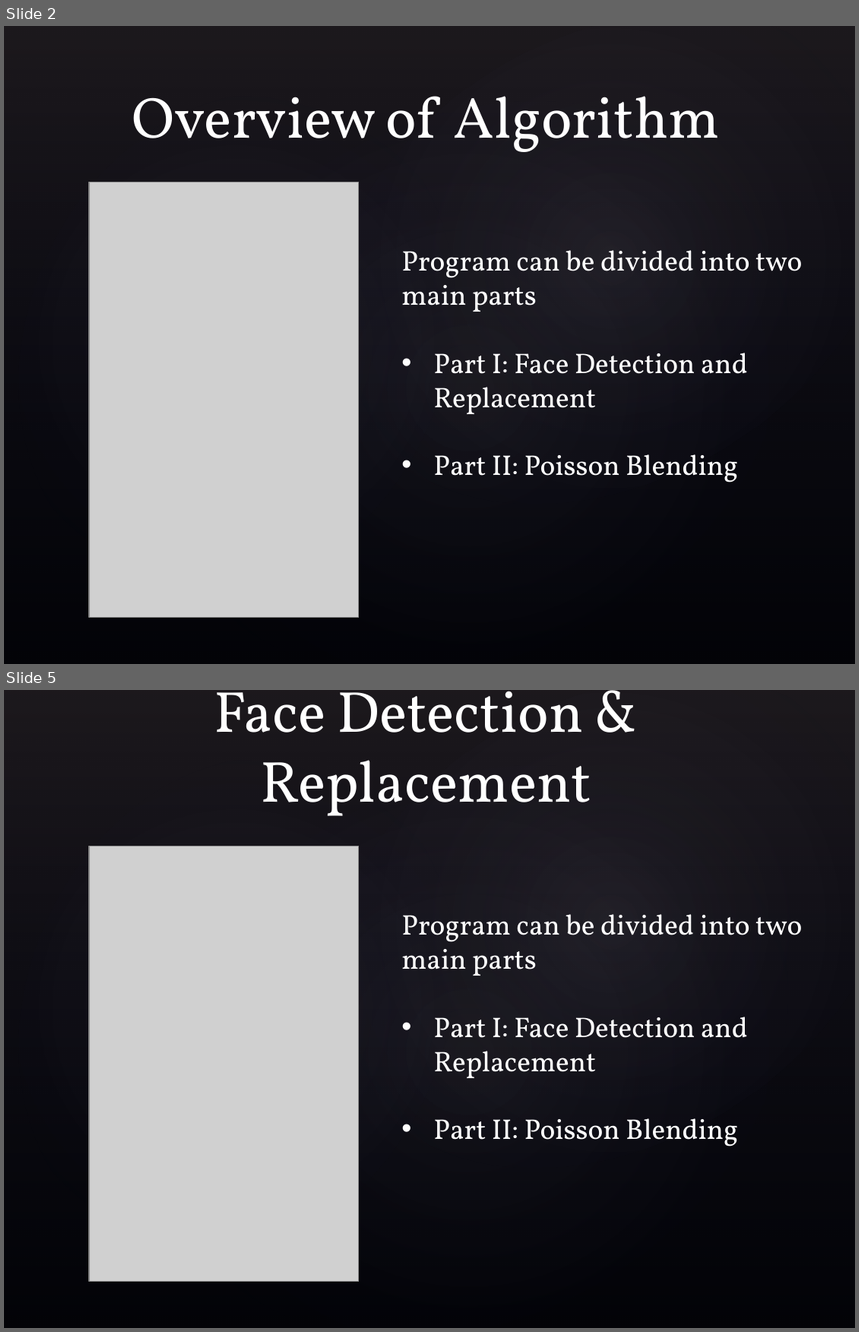
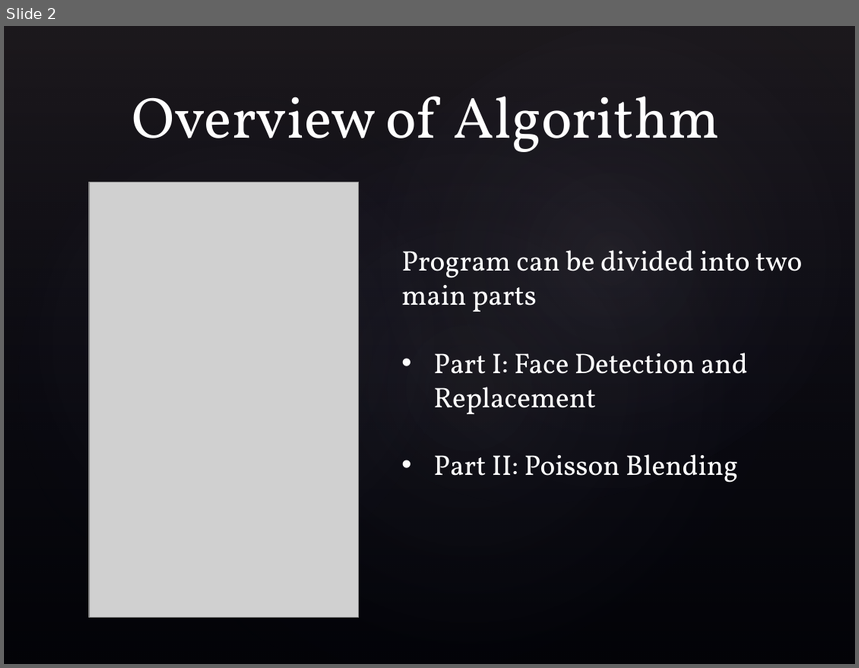
Before and after one commit to rarietta/FaceReplacement, a slide deck: FinalReport/Automatic Face Detection & Replacement Slideshow.pptx. Shown one above the other, each under a label of ours: slides 2 and 5 before the commit, slide 2 after it; the slides between them are not shown. The pictures are 859x1332 and 859x668 pixels, drawn with LibreOffice and Linux fonts; fonts in the diff are those of the drawing; grey boxes stand for pictures; background and template pictures are left out. Boxes give left, top, right and bottom in pixels: in the first picture for what was removed or moved away, otherwise in the second. Text is boxed around its words. In the diff, an @@ line names an element or a change of style, - is before the commit and + after.

Commit message:
Update face detection slides.

```diff
--- a/FinalReport/Automatic Face Detection & Replacement Slideshow.pptx
+++ b/FinalReport/Automatic Face Detection & Replacement Slideshow.pptx
@@ slide 5 removed at bbox=[4, 690, 855, 1328], background picture (left out); not listed: 4 template elements that a slide beside it also shows @@
@@ title removed at bbox=[215, 691, 591, 816] @@
-Part 1:
-Face Detection & Replacement
@@ picture removed at bbox=[89, 846, 359, 1281] @@
@@ text removed at bbox=[401, 914, 803, 1147] @@
-Program can be divided into two main parts
-• Part I: Face Detection and Replacement
-• Part II: Poisson Blending
```
Also in this commit, not shown: 11 slides added, 2 other slides removed, 15 other files.
